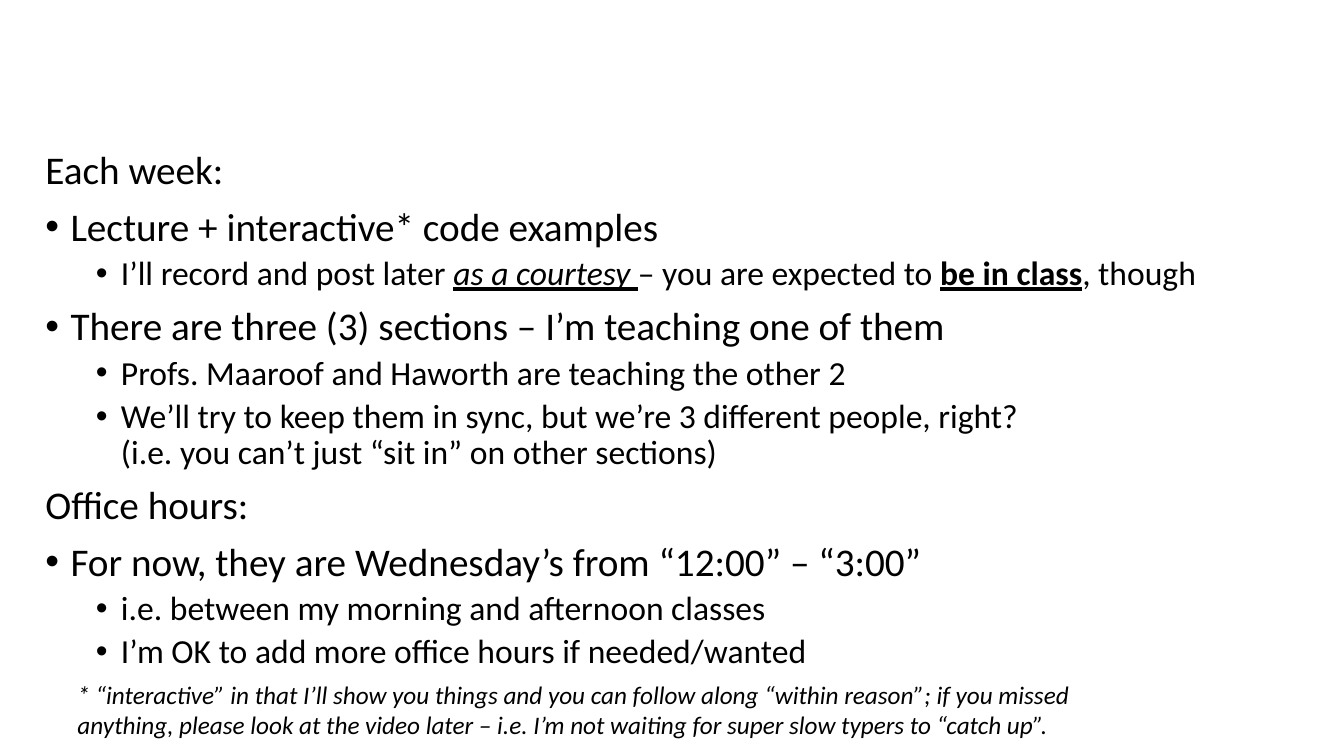
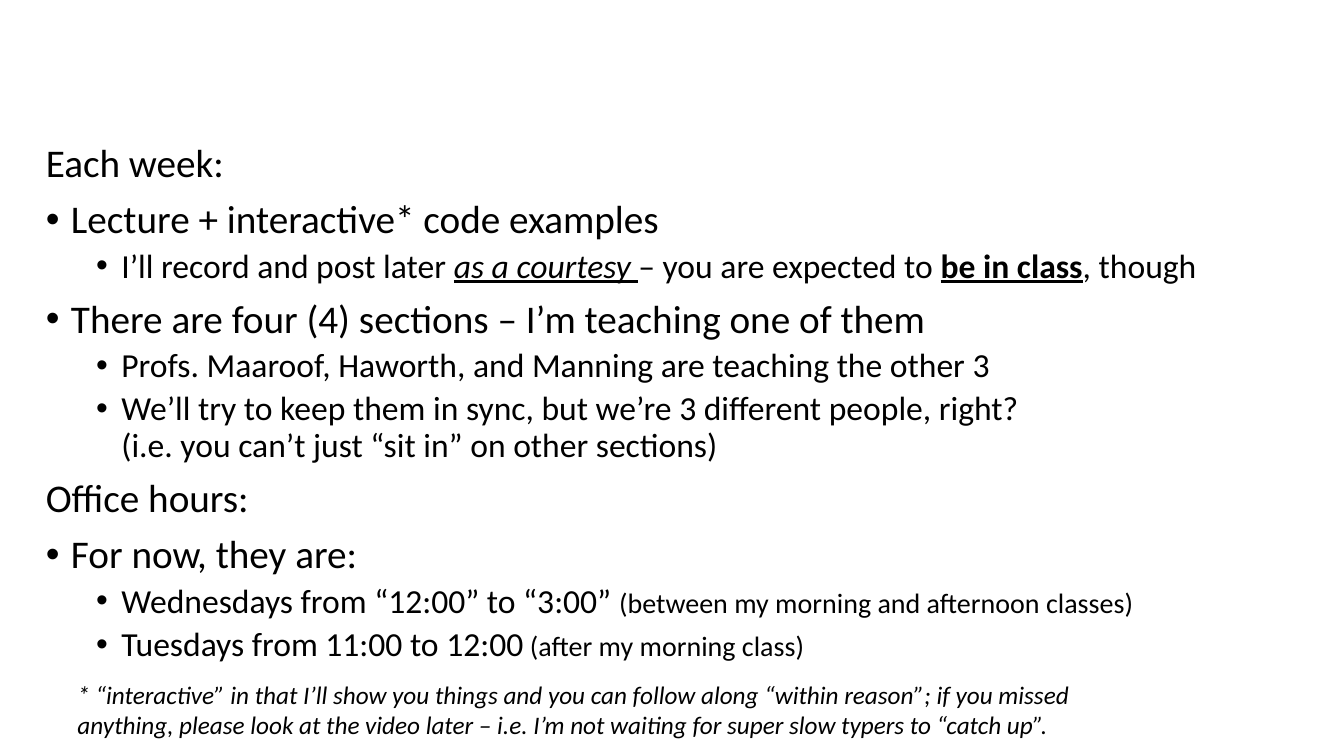
Before and after one commit to FeeneyCodes/INFO3135Fall2025, a slide deck: slide 2 of Week 1 (Sept. 8)/{1} INFO 3135 Week 1 Intro.pptx. Drawn at 1344x756 pixels with LibreOffice and Linux fonts; fonts in the diff are those of the drawing; background and template pictures are left out. Boxes give left, top, right and bottom in pixels: in the first picture for what was removed or moved away, otherwise in the second. Text is boxed around its words. In the diff, an @@ line names an element or a change of style, - is before the commit and + after.

```diff
--- a/Week 1 (Sept. 8)/{1} INFO 3135 Week 1 Intro.pptx
+++ b/Week 1 (Sept. 8)/{1} INFO 3135 Week 1 Intro.pptx
@@ text "Each week:": place and size @@
-text "Each week:" at [45,156,1196,665]
+text "Each week:" at [46,149,1197,662]
@@ text at [71,304,990,383]: text changed; size 28 to 24 pt @@
-• There are three (3) sections – I’m teaching one of them
-  • Profs. Maaroof and Haworth are teaching the other 2
+• There are four (4) sections – I’m teaching one of them
+  • Profs. Maaroof, Haworth, and Manning are teaching the other 3
@@ text at [71,540,1133,662]: text changed; size 24 to 20 pt @@
-• For now, they are Wednesday’s from “12:00” – “3:00”
-  • i.e. between my morning and afternoon classes
-  • I’m OK to add more office hours if needed/wanted
+• For now, they are:
+  • Wednesdays from “12:00” to “3:00” (between my morning and afternoon classes)
+  • Tuesdays from 11:00 to 12:00 (after my morning class)
```
Also in this commit, not shown: 1 other slide changed, 1 slide added, 1 slide removed, 11 other files.
